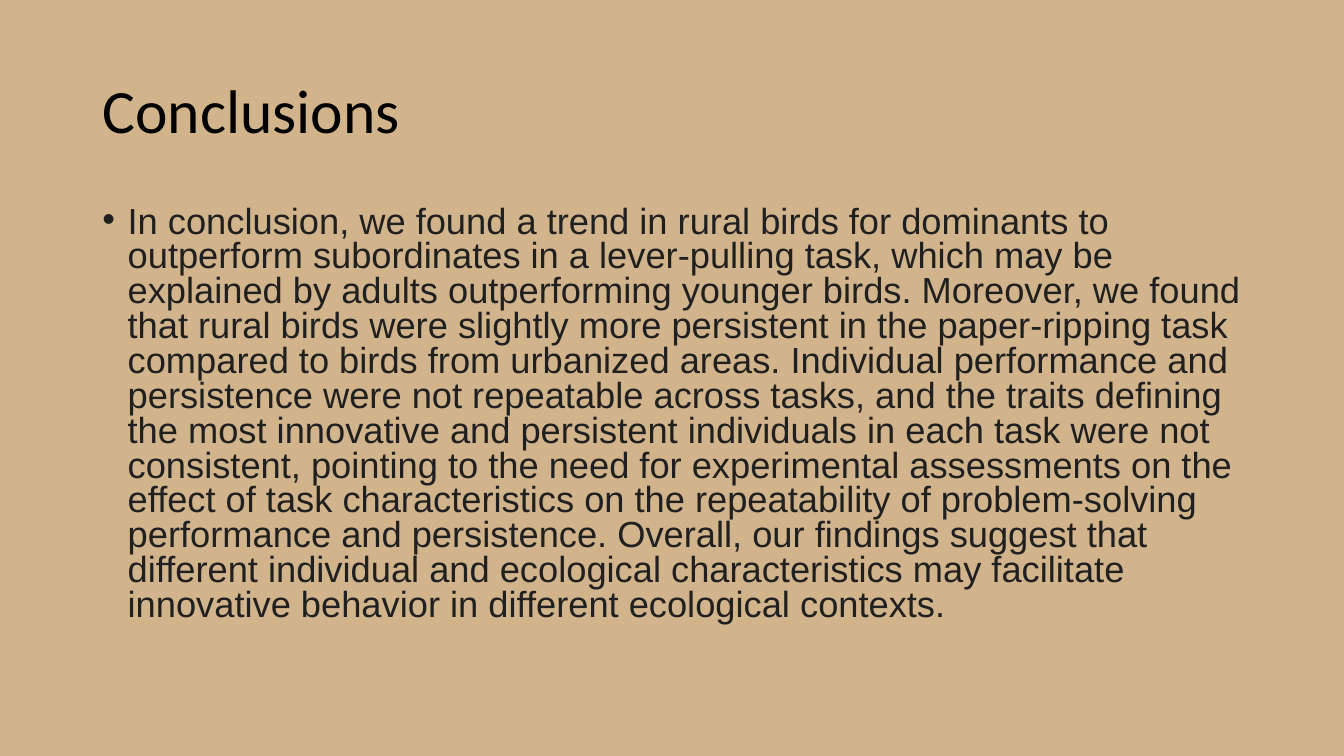
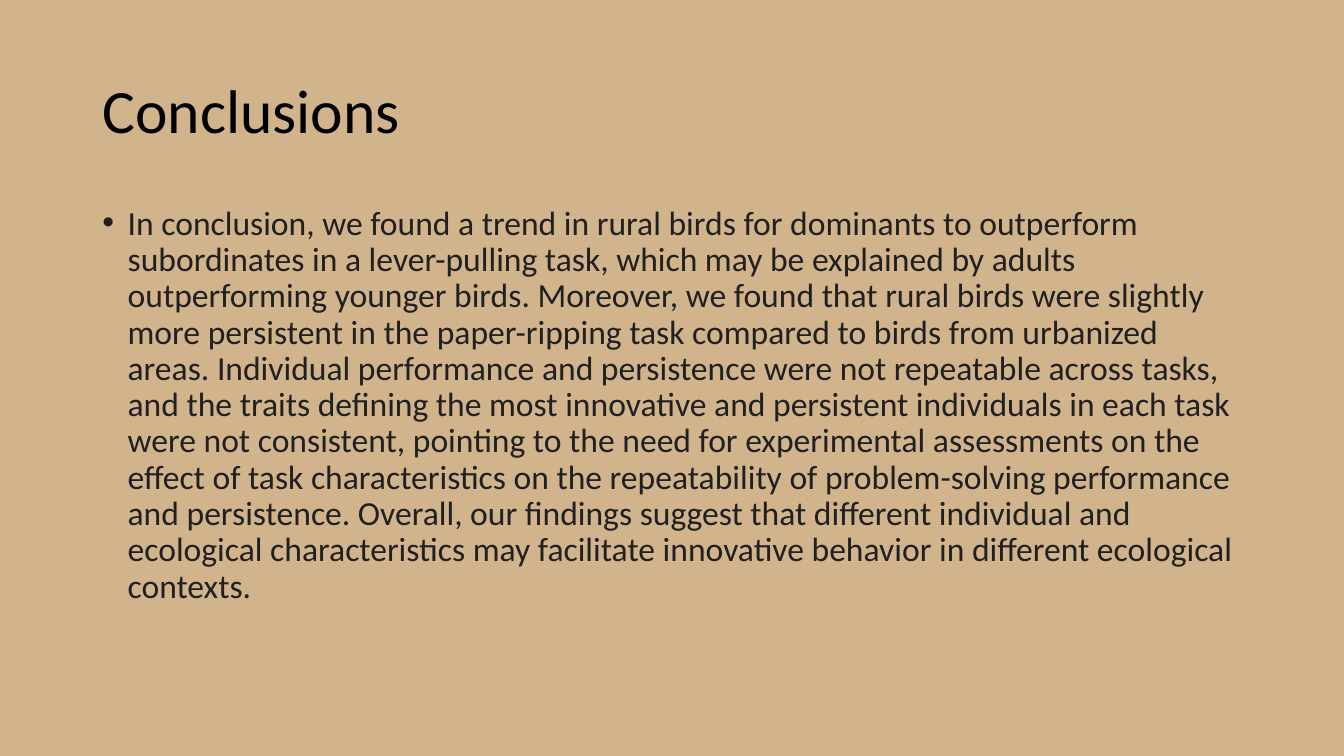
Before and after one commit to chanks06/chickadees, a slide deck: slide 10 of Presentation2.pptx. Drawn at 1344x756 pixels with LibreOffice and Linux fonts; fonts in the diff are those of the drawing. Boxes give left, top, right and bottom in pixels: in the first picture for what was removed or moved away, otherwise in the second. Text is boxed around its words. In the diff, an @@ line names an element or a change of style, - is before the commit and + after.

```diff
--- a/Presentation2.pptx
+++ b/Presentation2.pptx
@@ text "In conclusion, we found a ..." at <box>128,211,1232,599</box>: size 25.9 to 24 pt, font Arial to Calibri; line spacing 0.8 to 0.9 @@
```
Also in this commit, not shown: 3 other slides changed.
